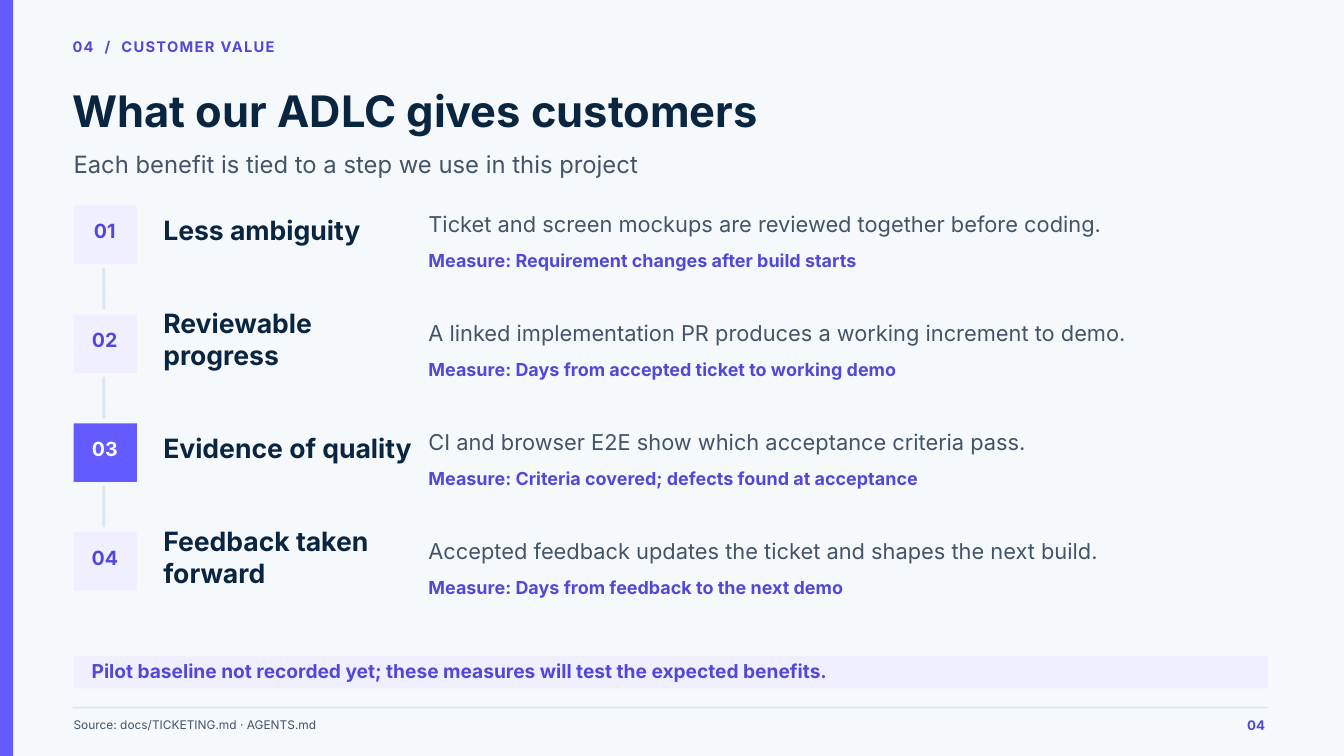
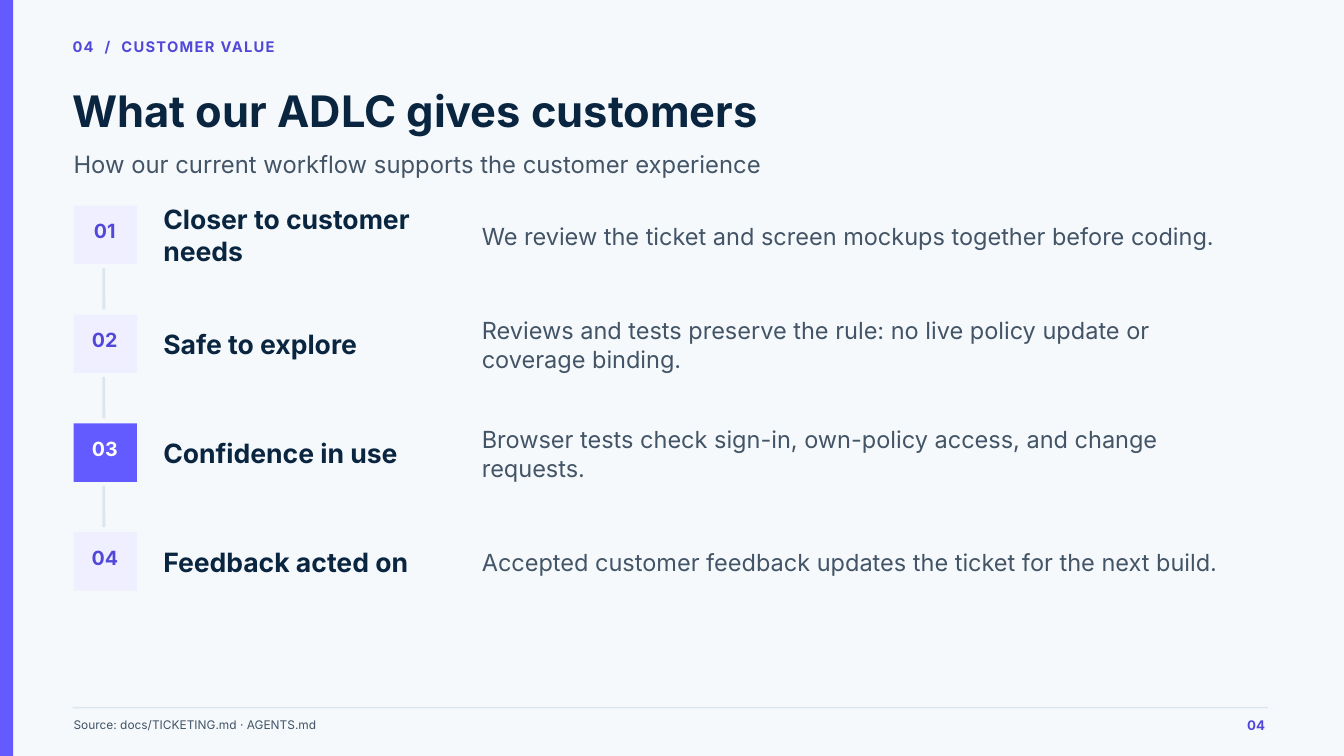
Before and after one commit to Capco-Thailand/i02-policy-endorsement-assistant-agent, a slide deck: slide 4 of artifacts/adlc-sprint-1-six-slides.pptx. Drawn at 1344x756 pixels with LibreOffice and Linux fonts; fonts in the diff are those of the drawing. Boxes give left, top, right and bottom in pixels: in the first picture for what was removed or moved away, otherwise in the second. Text is boxed around its words. In the diff, an @@ line names an element or a change of style, - is before the commit and + after.

Commit message:
docs: simplify ADLC customer benefits slide

```diff
--- a/artifacts/adlc-sprint-1-six-slides.pptx
+++ b/artifacts/adlc-sprint-1-six-slides.pptx
@@ text at [74, 155, 760, 178]: text changed @@
-Each benefit is tied to a step we use in this project
+How our current workflow supports the customer experience
@@ text added at [163, 209, 410, 262], 19 pt, text #0A2540, bold @@
+Closer to customer needs
@@ text removed at [163, 219, 360, 246] @@
-Less ambiguity
@@ text at [482, 227, 1214, 250]: text changed; size 15.6 to 16.8 pt @@
-Ticket and screen mockups are reviewed together before coding.
+We review the ticket and screen mockups together before coding.
@@ text removed at [428, 253, 856, 271] @@
-Measure: Requirement changes after build starts
@@ text removed at [163, 312, 312, 371] @@
-Reviewable progress
@@ text removed at [428, 324, 1126, 346] @@
-A linked implementation PR produces a working increment to demo.
@@ text added at [482, 321, 1149, 373], 16.8 pt, text #425466 @@
+Reviews and tests preserve the rule: no live policy update or coverage binding.
@@ text added at [163, 333, 357, 360], 19 pt, text #0A2540, bold @@
+Safe to explore
@@ text removed at [428, 362, 896, 380] @@
-Measure: Days from accepted ticket to working demo
@@ text removed at [163, 437, 411, 464] @@
-Evidence of quality
@@ text added at [163, 442, 397, 464], 19 pt, text #0A2540, bold @@
+Confidence in use
@@ text removed at [428, 433, 1025, 455] @@
-CI and browser E2E show which acceptance criteria pass.
@@ text added at [482, 430, 1158, 482], 16.8 pt, text #425466 @@
+Browser tests check sign-in, own-policy access, and change requests.
@@ text removed at [428, 471, 918, 489] @@
-Measure: Criteria covered; defects found at acceptance
@@ text at [163, 552, 408, 573]: text changed @@
-Feedback taken forward
+Feedback acted on
@@ text at [482, 553, 1217, 576]: text changed; size 15.6 to 16.8 pt @@
-Accepted feedback updates the ticket and shapes the next build.
+Accepted customer feedback updates the ticket for the next build.
@@ text removed at [428, 580, 843, 598] @@
-Measure: Days from feedback to the next demo
@@ rectangle removed at [74, 656, 1268, 689] @@
@@ text removed at [92, 663, 827, 682] @@
-Pilot baseline not recorded yet; these measures will test the expected benefits.
```
Also in this commit, not shown: 1 other file.
